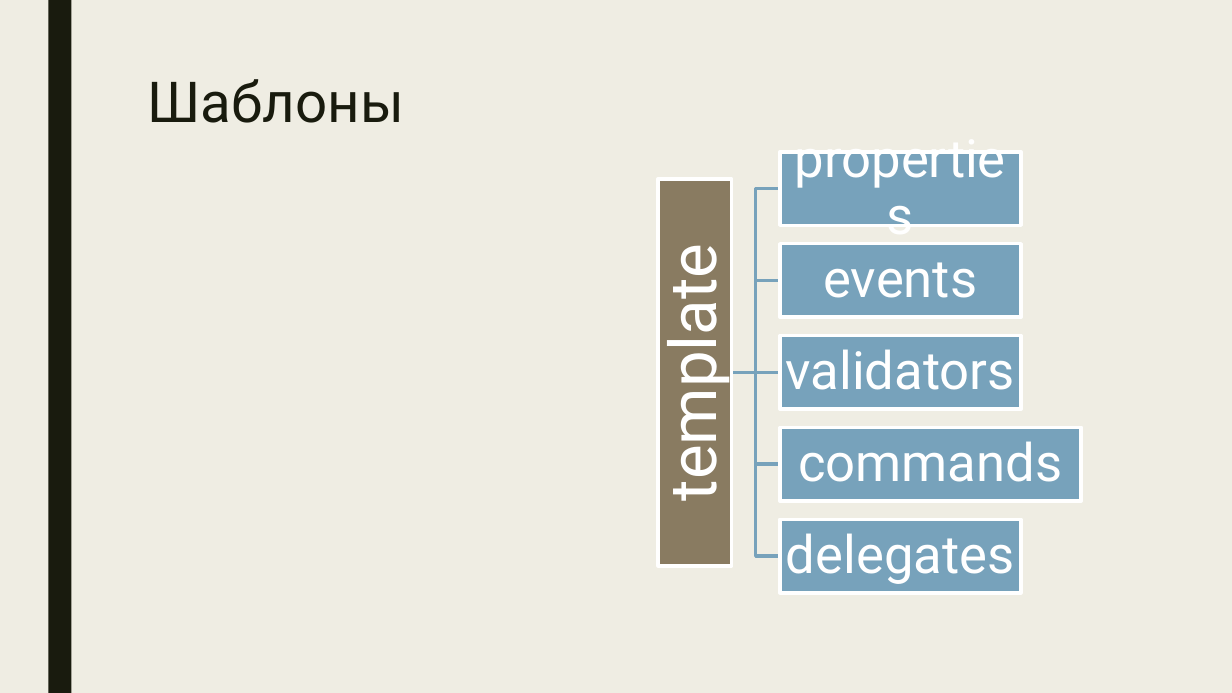
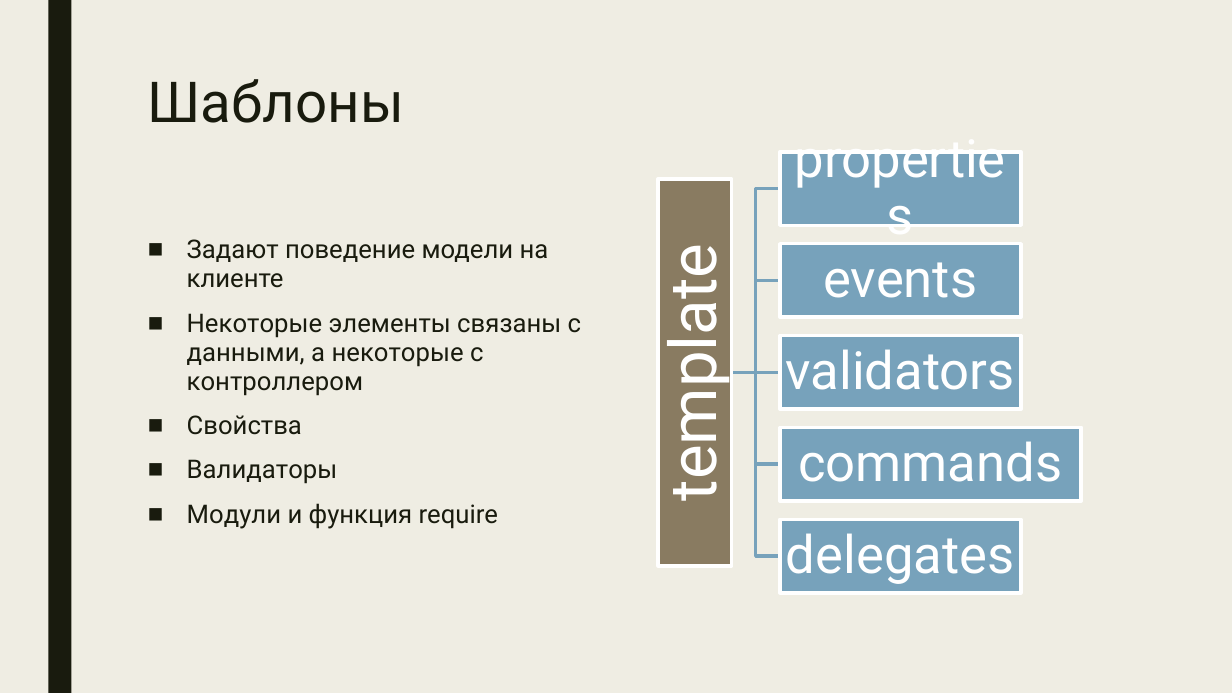
Before and after one commit to alex-kukhtin/A2v10.Tutorial, a slide deck: slide 9 of Docs/1_Architecture.pptx. Drawn at 1232x693 pixels with LibreOffice and Linux fonts; fonts in the diff are those of the drawing. Boxes give left, top, right and bottom in pixels: in the first picture for what was removed or moved away, otherwise in the second. Text is boxed around its words. In the diff, an @@ line names an element or a change of style, - is before the commit and + after.

Commit message:
lesson 1 (2)

```diff
--- a/Docs/1_Architecture.pptx
+++ b/Docs/1_Architecture.pptx
@@ text added at bbox=[187, 239, 581, 529], 20 pt, text #191B0E @@
+■ Задают поведение модели на клиенте
+■ Некоторые элементы связаны с данными, а некоторые с контроллером
+■ Свойства
+■ Валидаторы
+■ Модули и функция require
```
